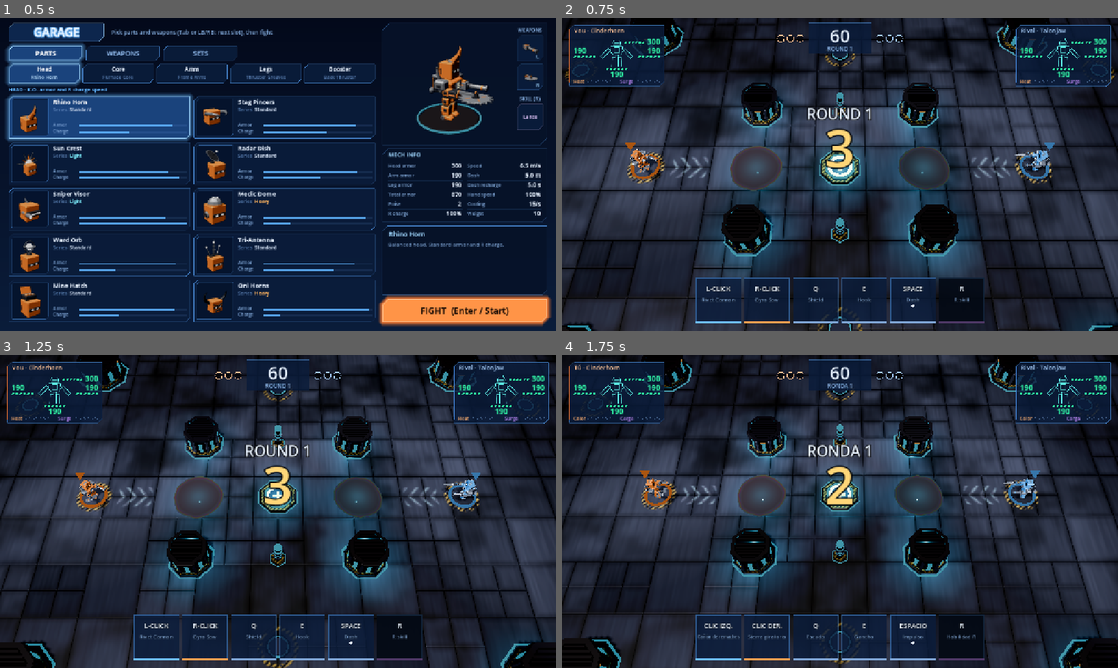
Above: before the commit, frames 1-4 (two rows, left to right).
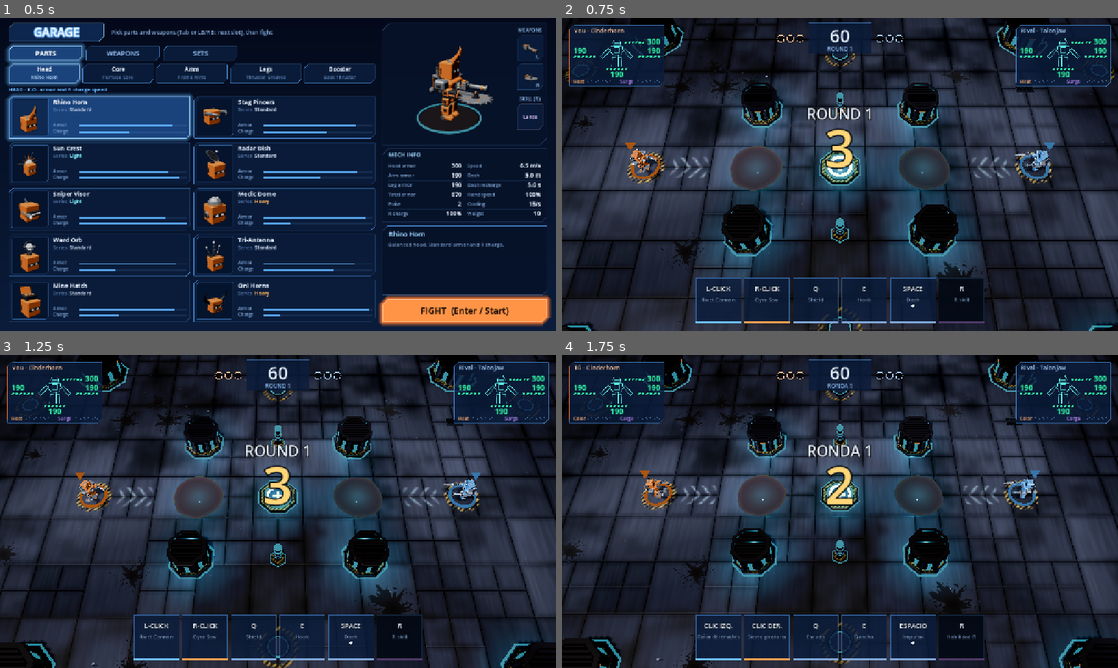
Above: after the commit, the same moments.

Repository: Vegm92/mech-duel
Game: Godot game, scene res://main.tscn
The game is run twice, just before and just after one commit, with the same random seed, the same clock (stepped at 60 frames per second) and the same inputs.
Inputs (mouse positions are in pixels of both pictures, inside the frame that each line leads up to):
- Up to frame 1 (0.5 s): no input
- Up to frame 2 (0.75 s): click "FIGHT (Enter / Start)" at 0.5 s
- Up to frame 3 (1.25 s): no input
- Up to frame 4 (1.75 s): tap Enter (ui_accept) at 1.25, 1.52 s; move the mouse to (962, 495) at 1.27 s; hold D from 1.28 s (still down); tap L at 1.35 s; click (962, 495) at 1.42 s; tap F at 1.55 s

Frame 1 is identical in both runs. In frame 2, 0.7% of the frame differs, in the area x 0-98%, y 1-98%; in frame 3, 1.1%; in frame 4, 1.1%, in the area x 0-85%, y 10-100%.

Commit message:
feat(godot): M4 atmosphere: scorch marks, scraps, grates, wall grime and dust
decor.gd places every piece once from a fixed seed and keeps it 1.5 m off
pads, spawns, trap warnings and oil (Decor.clear); garage_parts_test checks
every placement. Floor pieces are one multimesh and one shader, scraps a
second multimesh, dust one CPUParticles3D. Nothing on the floor moves.

Story: docs/visual-plan.md M4

Co-Authored-By: Claude Opus 5.5 <noreply@anthropic.com>

Diff:
--- /dev/null
+++ b/godot/src/decor.gd
@@ -0,0 +1,225 @@
+extends RefCounted
+## Atmosphere (visual plan M4): scorch marks, grime at the wall bases, floor grates, metal scraps and
+## floating dust. Placed once from a fixed seed, so every match shows the same arena. Nothing on the
+## floor moves, and nothing sits within `D.keep` m of a pad, a spawn, a trap warning or an oil slick.
+
+const Sim = preload("res://src/sim.gd")
+const Mech = preload("res://src/mech.gd")
+const Look = preload("res://src/look.gd")
+
+const D := {
+	"seed": 4, "keep": 1.5, "tries": 600, "y": 0.02,
+	"pad": 1.4, "spawn": 4.7, "crush": 2.0, "pillar": 0.5,
+	"scorch": 18, "scorch_r": Vector2(1.0, 2.2), "alpha": 0.8,
+	"grime": Vector2(1.4, 1.0), "grime_step": 1.2,
+	"grates": 6, "grate": Vector2(1.6, 1.0), "plate": 4.0, "bar": 0.15,
+	"scraps": 5, "scrap": Vector3(0.26, 0.05, 0.16), "scrap_r": 0.25, "scrap_out": 0.8,
+	"dust": 160, "dust_life": 12.0, "dust_size": 0.06, "dust_alpha": 0.3, "dust_y": Vector2(0.6, 4.0), "dust_speed": 0.15,
+}
+
+const SHADER := """
+shader_type spatial;
+render_mode blend_mix, depth_draw_never, cull_back;
+uniform vec3 soot : source_color;
+uniform vec3 grime : source_color;
+uniform vec3 slot : source_color;
+uniform vec3 metal : source_color;
+uniform float alpha = 0.8;
+uniform float bar = 0.15;
+varying vec4 kind;
+%s
+void vertex() { kind = INSTANCE_CUSTOM; }
+void fragment() {
+	vec2 uv = UV * 2.0 - 1.0;
+	float n = fbm(uv * 2.5 + kind.y * 97.0);
+	ROUGHNESS = 0.9;
+	METALLIC = 0.2;
+	if (kind.x < 0.5) {
+		float r = length(uv);
+		vec2 dir = uv / max(r, 1e-4);
+		float spike = pow(noise(dir * 3.0 + kind.y * 97.0), 3.0) + 0.6 * pow(noise(dir * 9.0 - kind.y * 53.0), 4.0);
+		float edge = 0.3 + spike * 0.7 + (n - 0.5) * 0.15;
+		float core = 1.0 - smoothstep(0.0, 0.45, r);
+		float fleck = step(0.8, noise(uv * 16.0 + kind.y * 31.0)) * (1.0 - smoothstep(0.7, 1.0, r));
+		ALBEDO = mix(grime * 0.5, soot, max(core, 0.7));
+		ALPHA = max((1.0 - smoothstep(edge - 0.06, edge, r)) * mix(alpha, 1.0, core), fleck * alpha);
+	} else if (kind.x < 1.5) {
+		float t = UV.y + (n - 0.5) * 0.6;
+		ALBEDO = mix(soot, grime, t);
+		ALPHA = alpha * (1.0 - smoothstep(0.1, 1.0, t)) * smoothstep(0.0, 0.3, min(UV.x, 1.0 - UV.x));
+	} else {
+		vec2 m = (1.0 - abs(uv)) * kind.zw;
+		bool rim = min(m.x, m.y) < 0.07;
+		vec2 g = fract(UV * kind.zw * 2.0 / bar);
+		ALBEDO = rim ? metal : (min(g.x, g.y) < 0.3 ? metal * 0.6 : slot);
+		METALLIC = 0.7;
+		ROUGHNESS = 0.45;
+		ALPHA = 1.0;
+	}
+}
+"""
+
+
+## Adds the decor under `parent` (the arena view).
+static func build(parent: Node3D) -> void:
+	var all := spots()
+	var flat := all.filter(func(s): return s.kind != "scrap")
+	var mm := multimesh(PlaneMesh.new(), flat.size())
+	(mm.mesh as PlaneMesh).size = Vector2.ONE
+	for i in flat.size():
+		mm.set_instance_transform(i, flat[i].at)
+		mm.set_instance_custom_data(i, flat[i].data)
+	var mat := Look.shader(SHADER % Look.NOISE, {"soot": Look.PAL.void, "grime": Look.PAL.grime, "slot": Look.PAL.void, "metal": Look.PAL.steel, "alpha": D.alpha, "bar": D.bar})
+	add(parent, mm, mat)
+	var bits := all.filter(func(s): return s.kind == "scrap")
+	var sm := multimesh(Mech.box(Vector3.ONE), bits.size())
+	for i in bits.size():
+		sm.set_instance_transform(i, bits[i].at)
+	add(parent, sm, Look.ARENA.trim)
+	parent.add_child(dust())
+
+
+## Every decor piece: kind, floor spot `p`, footprint radius `r`, transform `at` and shader data.
+static func spots() -> Array:
+	var rng := RandomNumberGenerator.new()
+	rng.seed = D.seed
+	var out := []
+	var burns := []
+	for i in D.tries:
+		if burns.size() == D.scorch:
+			break
+		var r := rng.randf_range(D.scorch_r.x, D.scorch_r.y)
+		var p := Vector2(rng.randf_range(0, Sim.AW), rng.randf_range(0, Sim.AH))
+		if not clear(p, r):
+			continue
+		burns.append(p)
+		out.append(piece("scorch", p, r, rng.randf() * TAU, Vector2(r, r) * 2.0, Color(0, rng.randf(), 0, 0)))
+		for k in D.scraps:
+			var q := p + Vector2.from_angle(rng.randf() * TAU) * rng.randf_range(0.3, r + D.scrap_out)
+			if clear(q, D.scrap_r):
+				var s: Vector3 = D.scrap * rng.randf_range(0.5, 1.0)
+				var b := Basis.from_euler(Vector3(rng.randf_range(-0.2, 0.2), rng.randf() * TAU, 0)).scaled(s)
+				out.append({"kind": "scrap", "p": q, "r": D.scrap_r, "at": Transform3D(b, Vector3(q.x, s.y * 0.5, q.y))})
+	var cells := []
+	for x in int(Sim.AW / D.plate):
+		for y in int(Sim.AH / D.plate):
+			cells.append(Vector2(x + 0.5, y + 0.5) * D.plate)
+	var grates := 0
+	for k in cells.size():
+		var j := rng.randi_range(k, cells.size() - 1)
+		var c: Vector2 = cells[j]
+		cells[j] = cells[k]
+		var r: float = D.grate.length() / 2.0
+		if grates < D.grates and clear(c, r) and burns.all(func(b): return b.distance_to(c) > r + D.scorch_r.y):
+			grates += 1
+			var turn := PI / 2.0 if rng.randf() < 0.5 else 0.0
+			out.append(piece("grate", c, r, turn, D.grate, Color(2, 0, D.grate.x / 2.0, D.grate.y / 2.0)))
+	var corners := Sim.arena_corners()
+	for i in Sim.WALLS.size():
+		var w = Sim.WALLS[i]
+		var a := Vector2(corners[(i + corners.size() - 1) % corners.size()].x, corners[(i + corners.size() - 1) % corners.size()].y)
+		var b := Vector2(corners[i].x, corners[i].y)
+		var inward := -Vector2(w.nx, w.ny)
+		var count := floori(a.distance_to(b) / D.grime_step)
+		for k in count:
+			var p := a.lerp(b, (k + 0.5) / count) + inward * D.grime.y / 2.0
+			var r: float = D.grime.length() / 2.0
+			if clear(p, r, true):
+				out.append(piece("grime", p, r, -inward.angle() + PI / 2.0, D.grime, Color(1, rng.randf(), 0, 0)))
+	return out
+
+
+## True when a piece of radius `r` at `p` is inside the walls and `D.keep` m off every pad, spawn,
+## crusher, tesla reach, vent jet and oil slick (pillars only must not cover it). `wall` lets it
+## touch the walls.
+static func clear(p: Vector2, r: float, wall := false) -> bool:
+	var k: float = D.keep + r
+	for w in Sim.WALLS:
+		if p.x * w.nx + p.y * w.ny > w.d - (0.0 if wall else r):
+			return false
+	for o in Sim.PADS + [Sim.HEAL]:
+		if p.distance_to(Vector2(o.x, o.y)) < D.pad + k:
+			return false
+	for o in Sim.SPAWNS:
+		if p.distance_to(Vector2(o.x, o.y)) < D.spawn + k:
+			return false
+	for o in Sim.TRAPS.crush.at:
+		var q := (p - Vector2(o.x, o.y)).abs()
+		if maxf(q.x, q.y) < D.crush + k:
+			return false
+	for o in Sim.TRAPS.tesla.at:
+		if p.distance_to(Vector2(o.x, o.y)) < Sim.TRAPS.tesla.reach + k:
+			return false
+	for o in Sim.TRAPS.oil.at:
+		if p.distance_to(Vector2(o.x, o.y)) < Sim.TRAPS.oil.r + k:
+			return false
+	for o in Sim.PILLARS:
+		if p.distance_to(Vector2(o.x, o.y)) < o.r + D.pillar + r:
+			return false
+	for g in Sim.vents(0.0):
+		var q := p - Vector2(g.x, g.y)
+		var d := Vector2(g.dx, g.dy)
+		var along := q.dot(d)
+		if along > -k and along < Sim.HAZARDS.reach + k and absf(q.cross(d)) < Sim.HAZARDS.half + k:
+			return false
+	return true
+
+
+static func piece(kind: String, p: Vector2, r: float, turn: float, size: Vector2, data: Color) -> Dictionary:
+	var b := Basis(Vector3.UP, turn).scaled(Vector3(size.x, 1, size.y))
+	return {"kind": kind, "p": p, "r": r, "at": Transform3D(b, Vector3(p.x, D.y, p.y)), "data": data}
+
+
+static func multimesh(mesh: Mesh, count: int) -> MultiMesh:
+	var mm := MultiMesh.new()
+	mm.transform_format = MultiMesh.TRANSFORM_3D
+	mm.use_custom_data = true
+	mm.mesh = mesh
+	mm.instance_count = count
+	return mm
+
+
+static func add(parent: Node3D, mm: MultiMesh, mat: Material) -> void:
+	var mi := MultiMeshInstance3D.new()
+	mi.multimesh = mm
+	mi.material_override = mat
+	mi.cast_shadow = GeometryInstance3D.SHADOW_CASTING_SETTING_OFF
+	parent.add_child(mi)
+
+
+## Pale specks drifting slowly over the whole arena, above the floor.
+static func dust() -> CPUParticles3D:
+	var y: Vector2 = D.dust_y
+	var p := CPUParticles3D.new()
+	p.amount = D.dust
+	p.lifetime = D.dust_life
+	p.preprocess = D.dust_life
+	p.use_fixed_seed = true
+	p.seed = D.seed
+	p.emission_shape = CPUParticles3D.EMISSION_SHAPE_BOX
+	p.emission_box_extents = Vector3(Sim.AW / 2.0, (y.y - y.x) / 2.0, Sim.AH / 2.0)
+	p.position = Vector3(Sim.CX, (y.x + y.y) / 2.0, Sim.CY)
+	p.direction = Vector3(1, 0.2, 0)
+	p.spread = 180.0
+	p.gravity = Vector3.ZERO
+	p.initial_velocity_min = D.dust_speed * 0.5
+	p.initial_velocity_max = D.dust_speed
+	p.scale_amount_min = 0.5
+	var fade := Gradient.new()
+	fade.set_color(0, Color(1, 1, 1, 0))
+	fade.set_color(1, Color(1, 1, 1, 0))
+	fade.add_point(0.2, Color.WHITE)
+	fade.add_point(0.8, Color.WHITE)
+	p.color_ramp = fade
+	p.color = Color(Look.PAL.steel_hi, D.dust_alpha)
+	var q := QuadMesh.new()
+	q.size = Vector2.ONE * D.dust_size
+	var m := StandardMaterial3D.new()
+	m.shading_mode = BaseMaterial3D.SHADING_MODE_UNSHADED
+	m.transparency = BaseMaterial3D.TRANSPARENCY_ALPHA
+	m.vertex_color_use_as_albedo = true
+	m.billboard_mode = BaseMaterial3D.BILLBOARD_PARTICLES
+	q.material = m
+	p.mesh = q
+	p.cast_shadow = GeometryInstance3D.SHADOW_CASTING_SETTING_OFF
+	return p
--- a/godot/src/view.gd
+++ b/godot/src/view.gd
@@ -4,6 +4,7 @@
 const Mech = preload("res://src/mech.gd")
 const Fx = preload("res://src/fx.gd")
 const Look = preload("res://src/look.gd")
+const Decor = preload("res://src/decor.gd")
 const TRACER := 0.028
 const DASHES := [0.4, 0.25, 0.15]
 const BLEND := 4.0
@@ -242,6 +243,7 @@
 	for p in Sim.TRAPS.oil.at:
 		accent(Vector3(p.x, S.accent_y, p.y), Look.PAL.cyan)
 	build_floor(corners)
+	Decor.build(self)
 	build_walls(corners)
 	build_stands(corners)
 	for p in Sim.PILLARS:
--- a/godot/tests/garage_parts_test.gd
+++ b/godot/tests/garage_parts_test.gd
@@ -4,6 +4,7 @@
 const Mech = preload("res://src/mech.gd")
 const PartView = preload("res://src/part_view.gd")
 const Garage = preload("res://src/garage.gd")
+const Decor = preload("res://src/decor.gd")
 
 var failed := 0
 
@@ -14,6 +15,7 @@
 	await run("match_flow_comes_back_to_the_garage", test_match_flow_comes_back_to_the_garage)
 	await run("pad_moves_aims_acts_and_pauses", test_pad_moves_aims_acts_and_pauses)
 	await run("garage_works_with_a_pad", test_garage_works_with_a_pad)
+	await run("decor_keeps_off_pads_spawns_and_traps", test_decor_keeps_off_pads_spawns_and_traps)
 	print("FAILED" if failed else "ALL PASSED")
 	quit(1 if failed else 0)
 
@@ -260,3 +262,33 @@
 	if not cond:
 		print("  condition false: " + what)
 	return int(not cond)
+
+
+## Visual plan M4: no decor within 1.5 m of a pad (band edge 1.4), spawn (chevrons reach 4.7),
+## crusher (band 2.0), tesla reach, EMP vent strip or oil slick.
+func test_decor_keeps_off_pads_spawns_and_traps() -> int:
+	var all := Decor.spots()
+	var bad := 0
+	for kind in ["scorch", "grime", "grate", "scrap"]:
+		bad += ensure(all.any(func(s): return s.kind == kind), "some %s is placed" % kind)
+	for s in all:
+		var p: Vector2 = s.p
+		var k: float = 1.5 + s.r
+		var near := []
+		for o in Sim.PADS + [Sim.HEAL]:
+			near.append(p.distance_to(Vector2(o.x, o.y)) < 1.4 + k)
+		for o in Sim.SPAWNS:
+			near.append(p.distance_to(Vector2(o.x, o.y)) < 4.7 + k)
+		for o in Sim.TRAPS.crush.at:
+			var q := (p - Vector2(o.x, o.y)).abs()
+			near.append(maxf(q.x, q.y) < 2.0 + k)
+		for o in Sim.TRAPS.tesla.at:
+			near.append(p.distance_to(Vector2(o.x, o.y)) < Sim.TRAPS.tesla.reach + k)
+		for o in Sim.TRAPS.oil.at:
+			near.append(p.distance_to(Vector2(o.x, o.y)) < Sim.TRAPS.oil.r + k)
+		for g in Sim.vents(0.0):
+			var q := p - Vector2(g.x, g.y)
+			var along := q.dot(Vector2(g.dx, g.dy))
+			near.append(along > -k and along < Sim.HAZARDS.reach + k and absf(q.cross(Vector2(g.dx, g.dy))) < Sim.HAZARDS.half + k)
+		bad += ensure(not near.has(true), "%s at %s is too close to a pad, spawn or trap" % [s.kind, p])
+	return int(bad > 0)
Not shown, added: godot/src/decor.gd.uid
